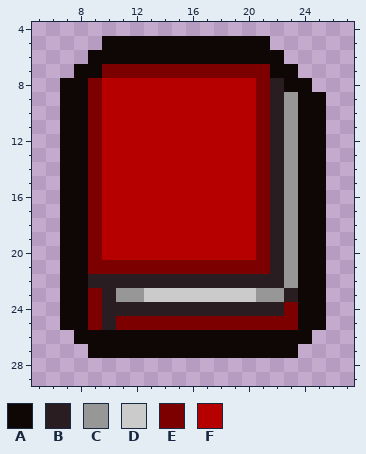
One commit to this pixel-art sprite: resources/gfx/items/collectibles/malleusmaleficarum.png. This is how it looked before the edit.
The file is 32x32 pixels. Shown: x 5..27, y 4..29.
Palette (. is transparent): A #0f0706  B #2a1d22  C #979797  D #cbcbcb  E #7c0000  F #b60000
Pixels before, first column x 7:
 5 ...AAAAAAAAAAAA....
 6 ..AAAAAAAAAAAAAA...
 7 .AAEEEEEEEEEEEEAA..
 8 AAEFFFFFFFFFFFEBAA.
 9 AAEFFFFFFFFFFFEBCAA
10 AAEFFFFFFFFFFFEBCAA
11 AAEFFFFFFFFFFFEBCAA
12 AAEFFFFFFFFFFFEBCAA
13 AAEFFFFFFFFFFFEBCAA
14 AAEFFFFFFFFFFFEBCAA
15 AAEFFFFFFFFFFFEBCAA
16 AAEFFFFFFFFFFFEBCAA
17 AAEFFFFFFFFFFFEBCAA
18 AAEFFFFFFFFFFFEBCAA
19 AAEFFFFFFFFFFFEBCAA
20 AAEFFFFFFFFFFFEBCAA
21 AAEEEEEEEEEEEEEBCAA
22 AABBBBBBBBBBBBBBCAA
23 AAEBCCDDDDDDDDCCBAA
24 AAEBBBBBBBBBBBBBEAA
25 AAEBEEEEEEEEEEEEEAA
26 .AAAAAAAAAAAAAAAAA.
27 ..AAAAAAAAAAAAAAA..
After the commit:
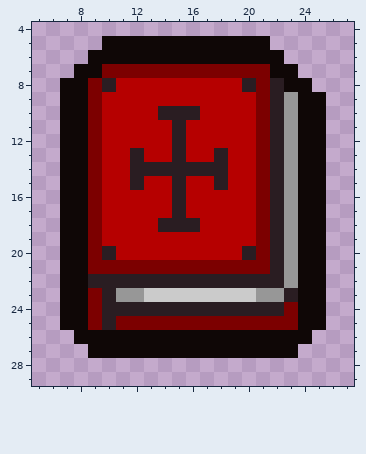
The author wrote: malleuksen kansi lisätty risti
Change:
y 8: x 10 F -> B; x 20 F -> B
y 10: x 14..16 FFF -> BBB
y 11..12: x 15 F -> B
y 13: x 12 F -> B; x 15 F -> B; x 18 F -> B
y 14: x 12..18 FFFFFFF -> BBBBBBB
y 15: x 12 F -> B; x 15 F -> B; x 18 F -> B
y 16..17: x 15 F -> B
y 18: x 14..16 FFF -> BBB
y 20: x 10 F -> B; x 20 F -> B
Pixel boxes of the changes (left, top, right, bottom) in both pictures:
changed: (102, 78, 116, 92)
changed: (242, 78, 256, 92)
changed: (130, 106, 228, 232)
changed: (102, 246, 116, 260)
changed: (242, 246, 256, 260)
